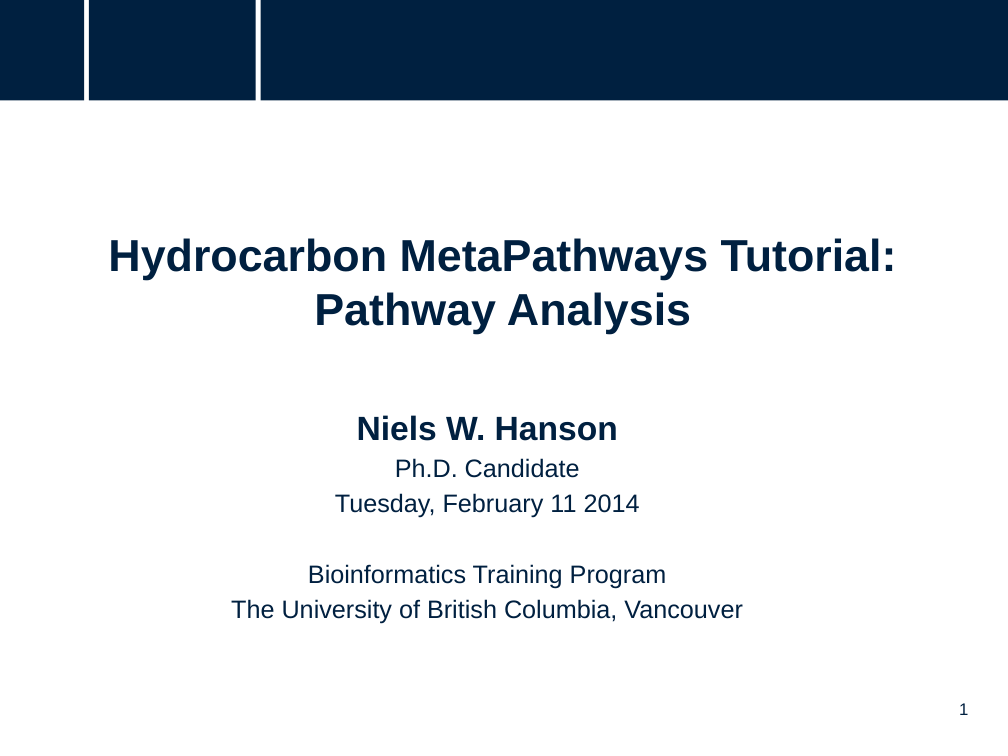
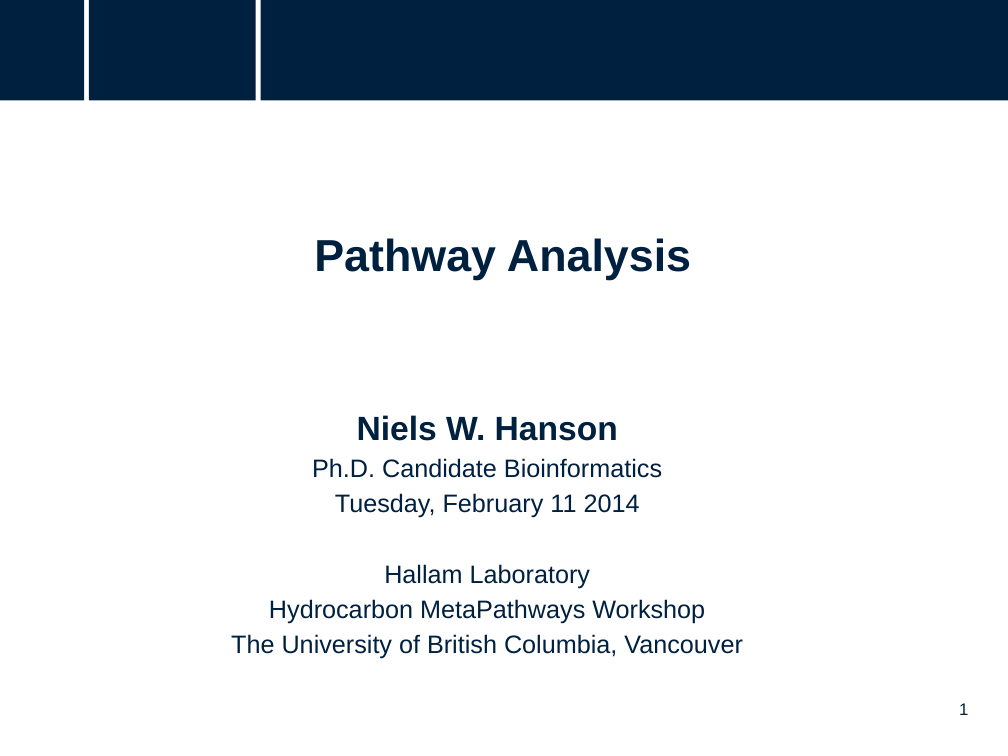
Before and after one commit to hallamlab/mp_tutorial, a slide deck: slide 1 of pathway_analysis/files/MetaPathways_Tutorial_Pathway_Analysis.pptx. Drawn at 1008x756 pixels with LibreOffice and Linux fonts; fonts in the diff are those of the drawing; background and template pictures are left out. Boxes give left, top, right and bottom in pixels: in the first picture for what was removed or moved away, otherwise in the second. Text is boxed around its words. In the diff, an @@ line names an element or a change of style, - is before the commit and + after.

Commit message:
Updated Pathway Analysis presentation and code.

```diff
--- a/pathway_analysis/files/MetaPathways_Tutorial_Pathway_Analysis.pptx
+++ b/pathway_analysis/files/MetaPathways_Tutorial_Pathway_Analysis.pptx
@@ text at (108,238,897,280): paragraph removed @@
-Hydrocarbon MetaPathways Tutorial:
@@ text at (312,458,662,478): text changed @@
-Ph.D. Candidate
+Ph.D. Candidate Bioinformatics
@@ text at (269,564,705,624): text changed @@
-Bioinformatics Training Program
+Hallam Laboratory
+Hydrocarbon MetaPathways Workshop
```
Also in this commit, not shown: 4 other slides changed, 24 slides added, 4 other files.
